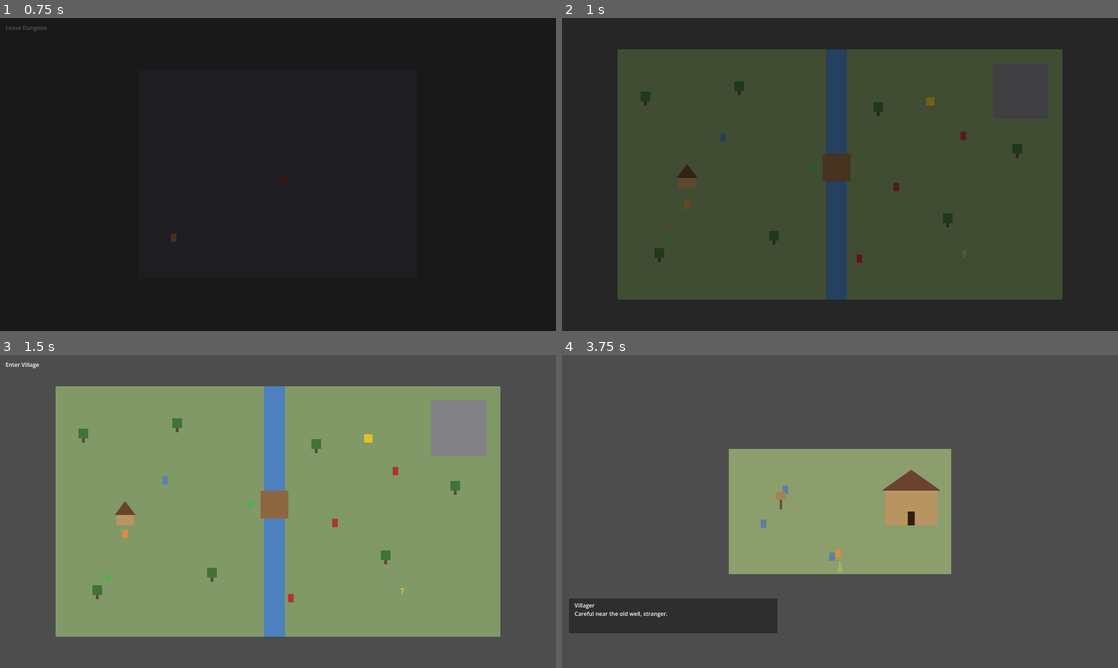
Above: before the commit, frames 1-4 (two rows, left to right).
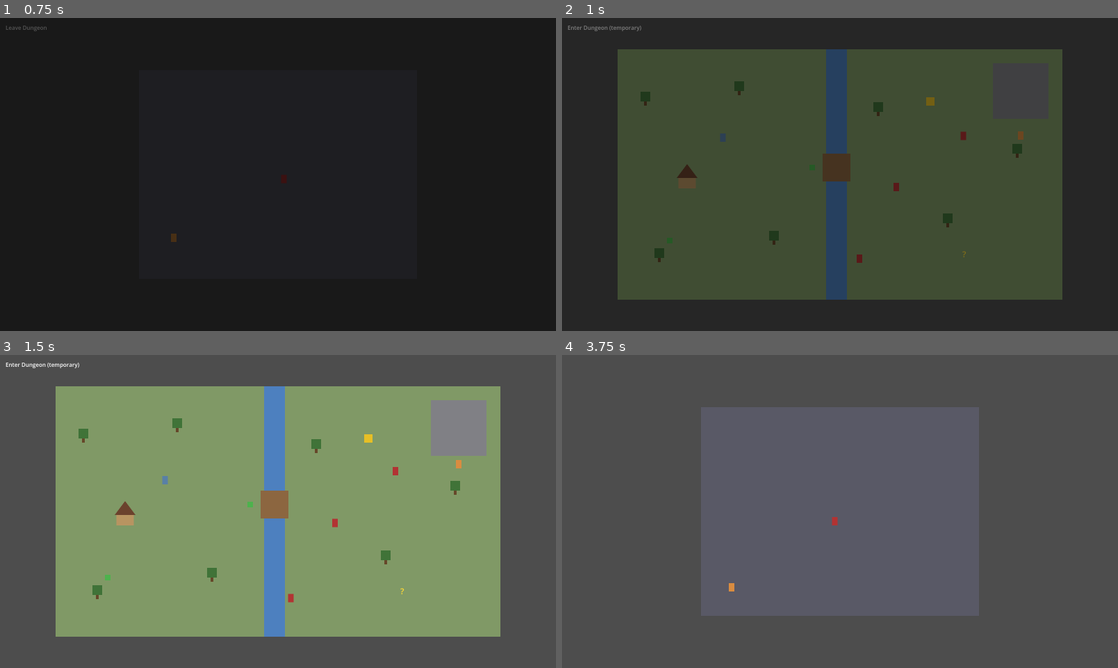
Above: after the commit, the same moments.

Repository: djkipyaboy/bunnies
Game: Godot game, scene res://world/dungeon_demo.tscn
Same seed, same stepped clock (60 frames per second), same inputs: the game is played once before the commit and once after it. This scene is started directly instead of the project's main scene.
Inputs (mouse positions are in pixels of both pictures, inside the frame that each line leads up to):
- Up to frame 1 (0.75 s): move the mouse to (250, 237) at 0.52 s; hold W (move_up) from 0.53 s (still down); hold E (interact) from 0.53 s (still down); click (250, 237) at 0.67 s
- Up to frame 2 (1 s): keep holding W (move_up); keep holding E (interact)
- Up to frame 3 (1.5 s): release W (move_up) at 1.25 s; release E (interact) at 1.25 s; drag from (444, 558) to (455, 461) at 1.27 s
- Up to frame 4 (3.75 s): tap Enter at 2 s; move the mouse to (673, 464) at 2.02 s; hold A (move_left) 2.03-2.75 s; hold L (toggle_event_log) 2.03-2.75 s; tap E (interact) at 2.3 s; drag from (867, 511) to (673, 464) at 2.77 s; move the mouse to (756, 433) at 3.52 s; hold S (move_down) from 3.53 s (still down); hold E (interact) from 3.53 s (still down)

Frame 1 is identical in both runs. In frame 2, 0.1% of the frame differs, in the area x 1-83%, y 2-62%; in frame 3, 0.1%; in frame 4, 37%, in the area x 1-75%, y 16-89%.

Commit message:
fix(world): leaving the dungeon returns near the mountain, not the village
Human-playtest-found bug: overworld_demo.gd's _build_pc() only ever
special-cased CombatHandoff.return_position (the combat-round-trip path),
so any plain SceneExit transition fell back to the single fixed PC_SPAWN
constant regardless of which entrance/exit was used. Looked correct for
town<->overworld (PC_SPAWN sits near the village) but was clearly wrong
for the dungeon on the far side of the map.

CombatHandoff gains entry_spawn_position/has_entry_spawn_position,
threaded through stash_party()'s two new trailing params (default unset,
every pre-existing call site unaffected). SceneExit gains
target_spawn_position/has_target_spawn_position, settable per-instance.
Only the dungeon's own DungeonExit sets one this pass; the pre-existing
VillageEntrance/TownExit pair is untouched since PC_SPAWN already reads
correctly there.

Co-Authored-By: Claude Sonnet 5 <noreply@anthropic.com>
Claude-Session: https://claude.ai/code/session_01H4NUKPGaNY5JYKvy5Bm9kt

Diff:
--- /dev/null
+++ b/tests/test_dungeon_exit_spawn_position.gd
@@ -0,0 +1,86 @@
+extends SceneTree
+
+## Regression for a human-playtest-found bug (2026-07-17): "Leave Dungeon" dropped the player off at
+## the village (overworld_demo.gd's fixed PC_SPAWN) instead of near the mountain/dungeon entrance
+## they actually used. Root cause: overworld_demo.gd's _build_pc() only ever special-cased
+## CombatHandoff.return_position (the combat-round-trip path) — a plain SceneExit transition (the
+## dungeon's own exit, or the pre-existing TownExit/VillageEntrance pair) always fell back to the
+## single fixed PC_SPAWN constant, regardless of which SceneExit triggered the transition. This
+## happened to look correct for the town<->overworld pair (PC_SPAWN sits right next to the village)
+## but is clearly wrong for the dungeon (on the far side of the map, near the mountain).
+##
+## Fix: CombatHandoff gains entry_spawn_position/has_entry_spawn_position, threaded through
+## stash_party()'s two new trailing params, mirroring the exact shape of return_position/
+## has_return_position but for the plain-transition path. SceneExit gains target_spawn_position/
+## has_target_spawn_position (settable per-instance by whoever places it), passed into
+## stash_party() by _stash_party(). overworld_demo.gd's _build_pc() now checks has_return_position
+## first (combat-return path, unchanged priority), then has_entry_spawn_position (new), then falls
+## back to PC_SPAWN. Only the dungeon's own DungeonExit sets a target spawn this pass — the
+## pre-existing VillageEntrance/TownExit pair is untouched (PC_SPAWN already reads correctly there).
+
+var _combat_handoff: Node
+var _overworld_instance: Node
+var _frames: int = 0
+
+func _check(cond: bool, label: String) -> void:
+	print(("ok " if cond else "FAIL ") + label)
+
+func _initialize() -> void:
+	_combat_handoff = get_root().get_node("CombatHandoff")
+	_combat_handoff.clear_pending()
+
+	# --- CombatHandoff.stash_party()'s new trailing params ---
+	_combat_handoff.stash_party(null, [], null, null, [], [], Vector2(1160, 260), true)
+	_check(_combat_handoff.entry_spawn_position == Vector2(1160, 260), "stash_party() sets entry_spawn_position")
+	_check(_combat_handoff.has_entry_spawn_position == true, "stash_party() sets has_entry_spawn_position")
+
+	_combat_handoff.clear_entry_spawn_position()
+	_check(_combat_handoff.has_entry_spawn_position == false, "clear_entry_spawn_position() resets has_entry_spawn_position")
+	_check(_combat_handoff.entry_spawn_position == Vector2.ZERO, "clear_entry_spawn_position() resets entry_spawn_position")
+
+	# stash_party()'s new params default to unset, so every pre-existing call site (which never
+	# passes them) is unaffected.
+	_combat_handoff.stash_party(null, [], null, null)
+	_check(_combat_handoff.has_entry_spawn_position == false, "stash_party()'s target-spawn params default to unset")
+
+	_combat_handoff.clear_pending()
+	# SceneExit threading target_spawn_position through _stash_party() is proven end to end below
+	# (frame 1: the real DungeonExit's _stash_party() call, verified via frame 2's spawn-position
+	# checks) rather than in isolation here — a bare SceneExit not yet added to the tree can't
+	# resolve _handoff()'s absolute "/root/CombatHandoff" path this early in the SceneTree lifecycle.
+
+func _process(_delta: float) -> bool:
+	_frames += 1
+
+	if _frames == 1:
+		# --- The real DungeonExit's placement-time fields, end to end ---
+		var dungeon_scene: PackedScene = load("res://world/dungeon_demo.tscn")
+		var dungeon_instance: Node = dungeon_scene.instantiate()
+		root.add_child(dungeon_instance)
+		var dungeon: DungeonDemo = dungeon_instance
+		_check(dungeon._dungeon_exit.has_target_spawn_position == true, "the real DungeonExit has a target spawn position set")
+		_check(dungeon._dungeon_exit.target_spawn_position.distance_to(Vector2(0, 0)) > 500.0, "the DungeonExit's target spawn is nowhere near the overworld origin (i.e. it's near the mountain, not left as a default)")
+
+		dungeon._dungeon_exit._stash_party()
+		dungeon_instance.free()
+		_combat_handoff.clear_party()   # _stash_party() also sets pc/companions/etc — clear those, keep the spawn fields
+
+	if _frames == 2:
+		var scene: PackedScene = load("res://world/overworld_demo.tscn")
+		_overworld_instance = scene.instantiate()
+		root.add_child(_overworld_instance)
+
+		var overworld: OverworldDemo = _overworld_instance
+		var village_distance: float = overworld._pc.global_position.distance_to(OverworldDemo.VILLAGE_POSITION)
+		_check(village_distance > 400.0, "the PC does NOT spawn near the village after leaving the dungeon (this was the reported bug)")
+		_check(overworld._pc.global_position.distance_to(overworld.MOUNTAIN_RECT.position) < 300.0, "the PC spawns near the mountain/dungeon entrance instead")
+		_check(_combat_handoff.has_entry_spawn_position == false, "the overworld consumed and cleared has_entry_spawn_position")
+
+		_overworld_instance.free()
+		_combat_handoff.clear_pending()
+
+	if _frames >= 4:
+		print("ok dungeon-exit-spawn-position regression complete")
+		quit()
+		return true
+	return false
--- a/world/combat_handoff.gd
+++ b/world/combat_handoff.gd
@@ -34,6 +34,16 @@
 ## return_position is, not via its own dedicated clear method. Irrelevant (stays 0) for any encounter
 ## that isn't inside the dungeon.
 var dungeon_floor: int = 0
+
+## Where to spawn the PC after a PLAIN scene transition (SceneExit, e.g. the dungeon's own exit) —
+## the counterpart to return_position/has_return_position, but for the non-combat path. Playtest-
+## found bug (2026-07-17): overworld_demo.gd's _build_pc() only ever special-cased return_position,
+## so leaving the dungeon always fell back to the single fixed PC_SPAWN constant near the village,
+## regardless of which SceneExit was actually used. Set by SceneExit._stash_party() (mirrors
+## return_position's ZERO-could-be-legitimate caveat, hence the separate has_ bool), cleared by the
+## destination scene once it's read (see clear_entry_spawn_position()).
+var entry_spawn_position: Vector2 = Vector2.ZERO
+var has_entry_spawn_position: bool = false
 var party_inventory: PartyInventory
 var vault: Vault
 var enemy_ids: Array[StringName] = []
@@ -81,13 +91,16 @@
 ## no combat/return-position fields involved, unlike begin_encounter(). The destination scene reads
 ## pc/companions/party_inventory/vault the same way it already does for a combat return trip
 ## (checks pc != null, reuses, then calls clear_party()).
-func stash_party(p: Combatant, comps: Array, inv: PartyInventory, v: Vault, b: Array = [], shop: Array = []) -> void:
+func stash_party(p: Combatant, comps: Array, inv: PartyInventory, v: Vault, b: Array = [], shop: Array = [],
+		spawn: Vector2 = Vector2.ZERO, has_spawn: bool = false) -> void:
 	pc = p
 	companions = comps
 	bench = b
 	party_inventory = inv
 	vault = v
 	shop_stock = shop
+	entry_spawn_position = spawn
+	has_entry_spawn_position = has_spawn
 
 func begin_encounter(p: Combatant, comps: Array, inv: PartyInventory, v: Vault,
 		ids: Array[StringName], encounter_id: StringName, scene_path: String, position: Vector2,
@@ -152,7 +165,14 @@
 func clear_ground_drops() -> void:
 	pending_ground_drops = [] as Array[Resource]
 
-## Clears everything the four narrower methods above clear, combined — for callers (and tests)
+## Clears entry_spawn_position/has_entry_spawn_position — called by the destination scene (e.g.
+## overworld_demo.gd's _build_pc()) once it has read them, so a later plain-transition entry doesn't
+## reuse a stale spawn point from a different SceneExit.
+func clear_entry_spawn_position() -> void:
+	entry_spawn_position = Vector2.ZERO
+	has_entry_spawn_position = false
+
+## Clears everything the five narrower methods above clear, combined — for callers (and tests)
 ## that want a full reset in one call. Does NOT clear defeated_encounter_ids or event_log_entries —
 ## both must persist for the life of the session.
 func clear_pending() -> void:
@@ -160,3 +180,4 @@
 	clear_party()
 	clear_return_position()
 	clear_ground_drops()
+	clear_entry_spawn_position()
--- a/world/dungeon_demo.gd
+++ b/world/dungeon_demo.gd
@@ -14,6 +14,13 @@
 const ENEMY_LOCAL := Vector2(400, 300)
 const ENTRANCE_LOCAL := Vector2(100, 500)
 const FLOOR_ENEMY_IDS: Array[StringName] = [&"rat", &"ferret", &"stoat"]
+
+## Playtest-found bug (2026-07-17): "Leave Dungeon" used to drop the player at the overworld's
+## generic PC_SPAWN (near the village) instead of near the mountain they actually used. Must match
+## overworld_demo.gd's DungeonEntranceDebug placement — MOUNTAIN_RECT.position +
+## Vector2(MOUNTAIN_RECT.size.x/2.0, MOUNTAIN_RECT.size.y+20.0) = (1160, 220) — offset further south
+## so the returning PC doesn't stand exactly on the entrance's own interactable.
+const OVERWORLD_EXIT_SPAWN := Vector2(1160, 260)
 
 ## Playtest-found softlock (2026-07-17): losing a fight returns the PC to return_position — right
 ## where the still-alive enemy is, since a loss never marks it defeated — and the respawned enemy's
@@ -99,6 +106,8 @@
 	exit.target_scene_path = "res://world/overworld_demo.tscn"
 	exit.global_position = bounds.position + ENTRANCE_LOCAL + Vector2(0, -40)
 	exit.fade_overlay = _fade_overlay
+	exit.target_spawn_position = OVERWORLD_EXIT_SPAWN
+	exit.has_target_spawn_position = true
 	container.add_child(exit)
 	return exit
 
--- a/world/overworld_demo.gd
+++ b/world/overworld_demo.gd
@@ -204,12 +204,21 @@
 	_pc = PCController.new()
 	_pc.name = "PC"
 	var handoff: Node = _handoff()
-	_pc.global_position = handoff.return_position if handoff.has_return_position else PC_SPAWN
+	# Priority: a real combat round-trip's exact pre-fight spot, then a plain SceneExit's own
+	# specified spawn (2026-07-17 playtest-found fix — the dungeon's exit points back at the
+	# mountain instead of this generic default), then the generic default.
+	if handoff.has_return_position:
+		_pc.global_position = handoff.return_position
+	elif handoff.has_entry_spawn_position:
+		_pc.global_position = handoff.entry_spawn_position
+	else:
+		_pc.global_position = PC_SPAWN
 	_spawn_position = _pc.global_position
 	# Consumed — clear it so a LATER return trip (e.g. leaving to town and back) doesn't reuse this
 	# stale position (final-review Critical finding, 2026-07-11: combat.gd no longer clears this
 	# half of the handoff, so it's this scene's job once it's actually read the value).
 	handoff.clear_return_position()
+	handoff.clear_entry_spawn_position()
 
 	var shape := CollisionShape2D.new()
 	var capsule := CapsuleShape2D.new()
--- a/world/scene_exit.gd
+++ b/world/scene_exit.gd
@@ -35,6 +35,14 @@
 var party_inventory: PartyInventory
 var vault: Vault
 
+## Where the destination scene should spawn the PC (2026-07-17 playtest-found fix) — settable
+## per-instance by whoever places this SceneExit, e.g. the dungeon's DungeonExit points back at the
+## mountain entrance instead of the destination scene's generic default spawn. Left unset (false) by
+## every pre-existing placement (VillageEntrance/TownExit), which keeps relying on the destination
+## scene's own default spawn exactly as before.
+@export var target_spawn_position: Vector2 = Vector2.ZERO
+@export var has_target_spawn_position: bool = false
+
 func interact() -> void:
 	_stash_party()
 	await fade_overlay.fade_out()
@@ -43,7 +51,8 @@
 ## Split out from interact() so tests can drive the CombatHandoff-population effect without
 ## triggering the fade + change_scene_to_file (same reasoning as OverworldEnemy._begin_handoff()).
 func _stash_party() -> void:
-	_handoff().stash_party(pc_combatant, companions, party_inventory, vault, bench, shop_stock)
+	_handoff().stash_party(pc_combatant, companions, party_inventory, vault, bench, shop_stock,
+		target_spawn_position, has_target_spawn_position)
 
 ## Fetches the CombatHandoff autoload by path — see OverworldEnemy._handoff()'s identical
 ## rationale (bare `CombatHandoff` identifier fails under headless --script test runs).
